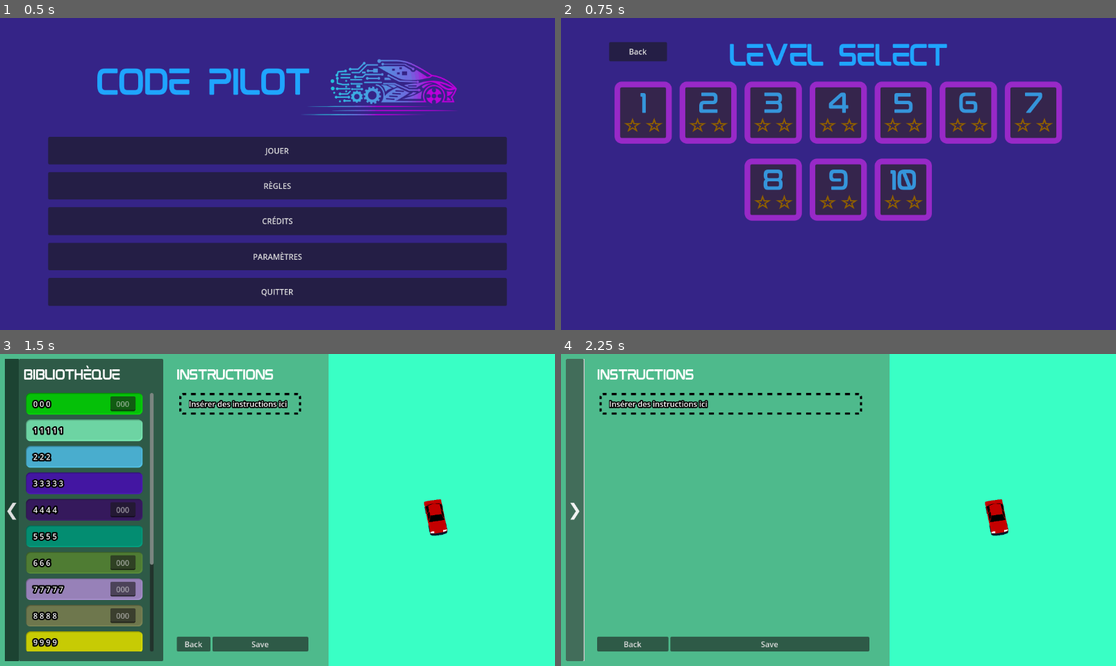
Above: before the commit, frames 1-4 (two rows, left to right).
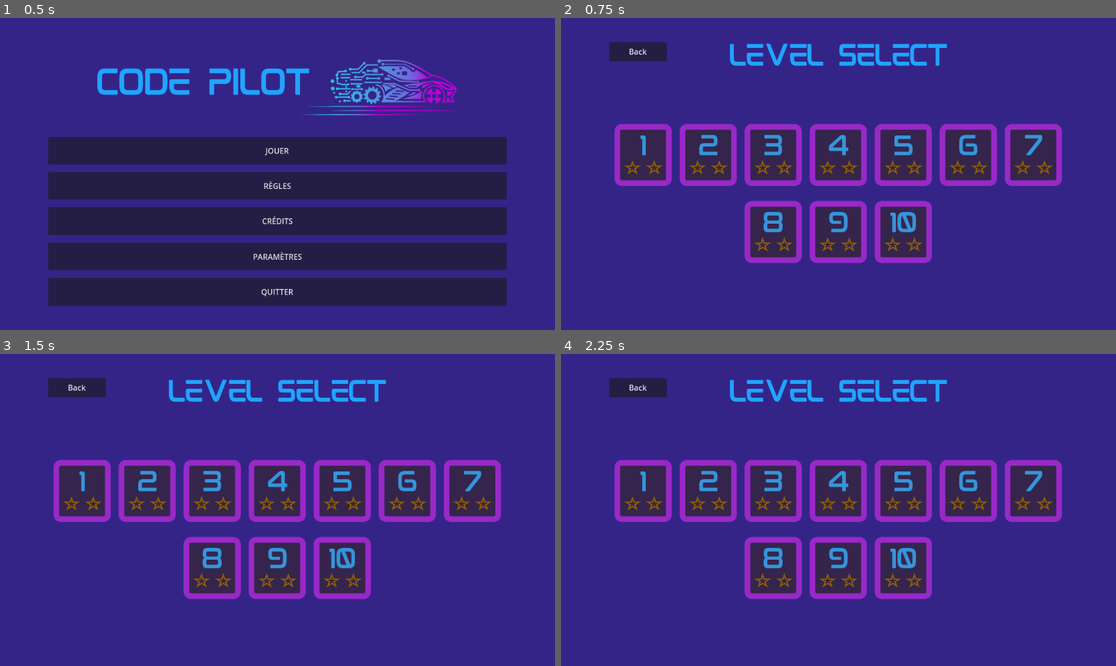
Above: after the commit, the same moments.

Repository: CodePilotIUT/CodePilot
Game: Godot game, scene res://scenes/menus/main_menu.tscn
The game is run twice, just before and just after one commit, with the same random seed, the same clock (stepped at 60 frames per second) and the same inputs.
Inputs (mouse positions are in pixels of both pictures, inside the frame that each line leads up to):
- Up to frame 1 (0.5 s): no input
- Up to frame 2 (0.75 s): click "JOUER" at 0.5 s
- Up to frame 3 (1.5 s): click (83, 447) at 1.27 s
- Up to frame 4 (2.25 s): click (572, 510) at 2 s, where only the run before the commit has a clickable "❮"

Frame 1 is identical in both runs. In frame 2, 28% of the frame differs, in the area x 9-91%, y 20-79%; in frame 3, 99%; in frame 4, 100%, in the area x 0-100%, y 0-100%.

Commit message:
Center level list vertically

Diff:
--- a/scenes/menus/levels_menu.tscn
+++ b/scenes/menus/levels_menu.tscn
@@ -18,6 +18,8 @@
 friction = 4.0
 minimum_velocity = 0.4
 rebound_strength = 7.0
+
+[sub_resource type="StyleBoxEmpty" id="StyleBoxEmpty_f0qt7"]
 
 [node name="LevelsMenu" type="Control"]
 layout_mode = 3
@@ -68,11 +70,18 @@
 wheel_scroll_damper = SubResource("Resource_f8at6")
 dragging_scroll_damper = SubResource("Resource_f4y1y")
 
-[node name="LevelsList" type="HFlowContainer" parent="MarginContainer/VBoxContainer/SmoothScrollContainer"]
+[node name="CenterContainer" type="PanelContainer" parent="MarginContainer/VBoxContainer/SmoothScrollContainer"]
+layout_mode = 2
+size_flags_horizontal = 3
+size_flags_vertical = 3
+mouse_filter = 1
+theme_override_styles/panel = SubResource("StyleBoxEmpty_f0qt7")
+
+[node name="LevelsList" type="HFlowContainer" parent="MarginContainer/VBoxContainer/SmoothScrollContainer/CenterContainer"]
 unique_name_in_owner = true
 layout_mode = 2
 size_flags_horizontal = 3
-size_flags_vertical = 3
+size_flags_vertical = 4
 theme_override_constants/h_separation = 15
 theme_override_constants/v_separation = 30
 alignment = 1
Not shown: 1 places in scenes/menus/levels_menu.tscn that only renumber resources
